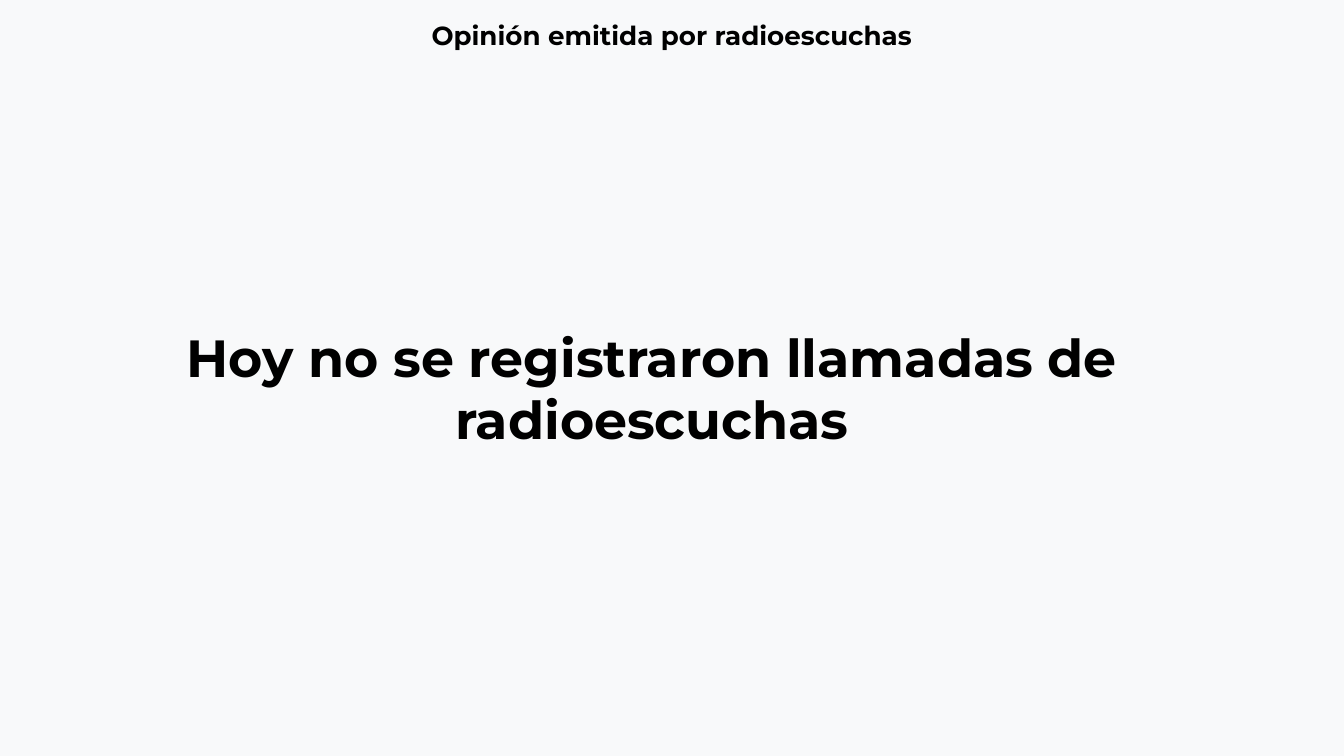
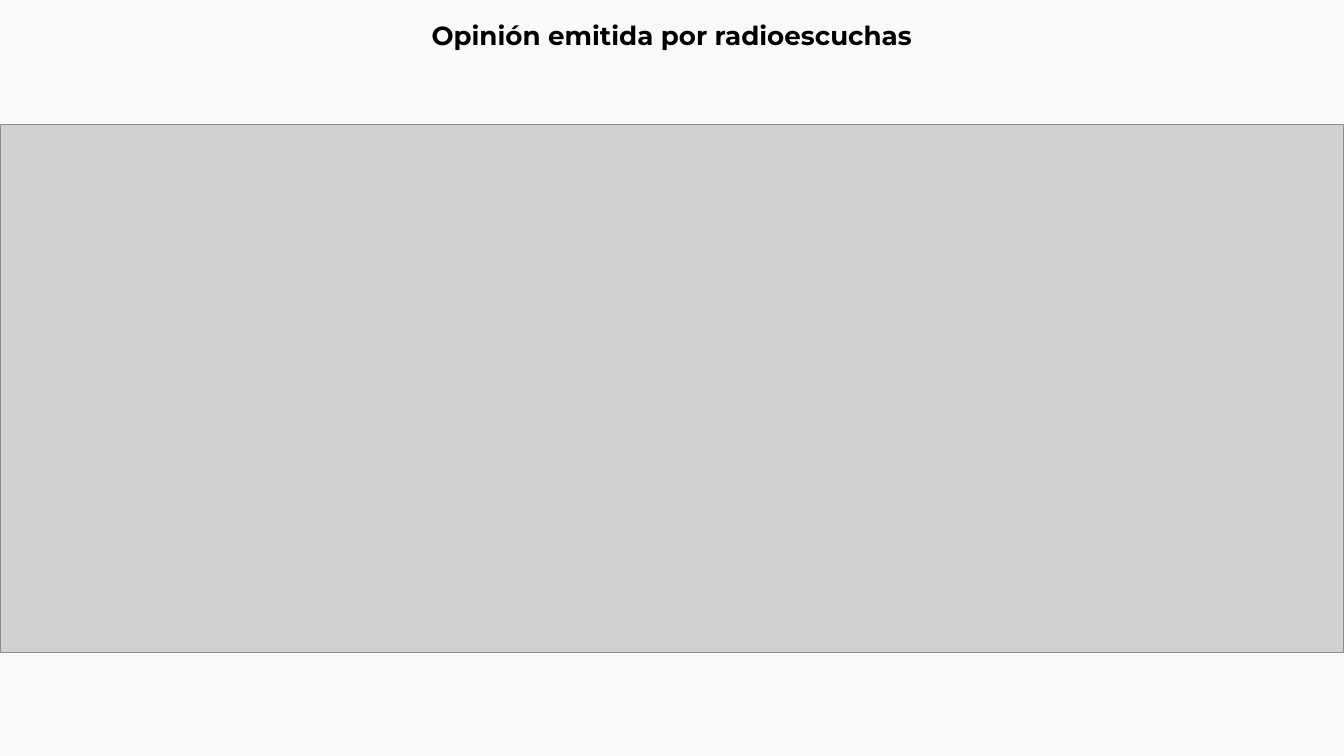
Before and after one commit to thelonious9/Reporteportadas, a slide deck: slide 15 of Reporte 180926.pptx. Drawn at 1344x756 pixels with LibreOffice and Linux fonts; fonts in the diff are those of the drawing; grey boxes stand for pictures. Boxes give left, top, right and bottom in pixels: in the first picture for what was removed or moved away, otherwise in the second. Text is boxed around its words. In the diff, an @@ line names an element or a change of style, - is before the commit and + after.

```diff
--- a/Reporte 180926.pptx
+++ b/Reporte 180926.pptx
@@ picture added at <box>0,125,1344,653</box> @@
@@ text removed at <box>187,336,1117,440</box> @@
-Hoy no se registraron llamadas de radioescuchas
```
Also in this commit, not shown: 8 other slides changed.
